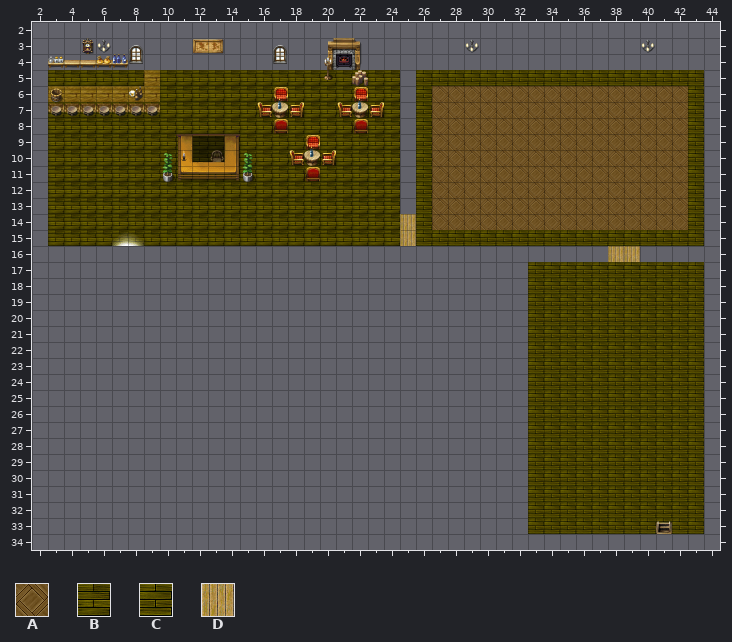
An edit to a level. Tiled map (JSON), assets/maps/inn.json. Above, as it was before the edit.
Cells are 32x32 px. Shown: x 2..44, y 2..34.
Key: from "indoorfloor2": A 29, B 44, C 45; from "tileset": D 76.
_ is an empty cell, # one hidden under a higher layer.
Layers that did not change in this view are not listed.
Layer "Ground" before, first column x 2:
 2 ___________________________________________
 3 ___________________________________________
 4 ___________________________________________
 5 _BBBBBB#BBBBBBBBBBBBBBB_CCCCCCCCCCCCCCCCCC_
 6 _#######BBBBBBBBBBBBBBB_CAAAAAAAAAAAAAAAAC_
 7 _BBBBBBBBBBBBBBBBBBBBBB_CAAAAAAAAAAAAAAAAC_
 8 _BBBBBBBBBBBBBBBBBBBBBB_CAAAAAAAAAAAAAAAAC_
 9 _BBBBBBBBBBBBBBBBBBBBBB_CAAAAAAAAAAAAAAAAC_
10 _BBBBBBBBBBBBBBBBBBBBBB_CAAAAAAAAAAAAAAAAC_
11 _BBBBBBBBBBBBBBBBBBBBBB_CAAAAAAAAAAAAAAAAC_
12 _BBBBBBBBBBBBBBBBBBBBBB_CAAAAAAAAAAAAAAAAC_
13 _BBBBBBBBBBBBBBBBBBBBBB_CAAAAAAAAAAAAAAAAC_
14 _BBBBBBBBBBBBBBBBBBBBBBDCAAAAAAAAAAAAAAAAC_
15 _BBBBBBBBBBBBBBBBBBBBBBDCCCCCCCCCCCCCCCCCC_
16 ____________________________________DD_____
17 _______________________________CCCCCCCCCCC_
18 _______________________________CCCCCCCCCCC_
19 _______________________________CCCCCCCCCCC_
20 _______________________________CCCCCCCCCCC_
21 _______________________________CCCCCCCCCCC_
22 _______________________________CCCCCCCCCCC_
23 _______________________________CCCCCCCCCCC_
24 _______________________________CCCCCCCCCCC_
25 _______________________________CCCCCCCCCCC_
26 _______________________________CCCCCCCCCCC_
27 _______________________________CCCCCCCCCCC_
28 _______________________________CCCCCCCCCCC_
29 _______________________________CCCCCCCCCCC_
30 _______________________________CCCCCCCCCCC_
31 _______________________________CCCCCCCCCCC_
32 _______________________________CCCCCCCCCCC_
33 _______________________________CCCCCCCCCCC_
34 ___________________________________________
After:
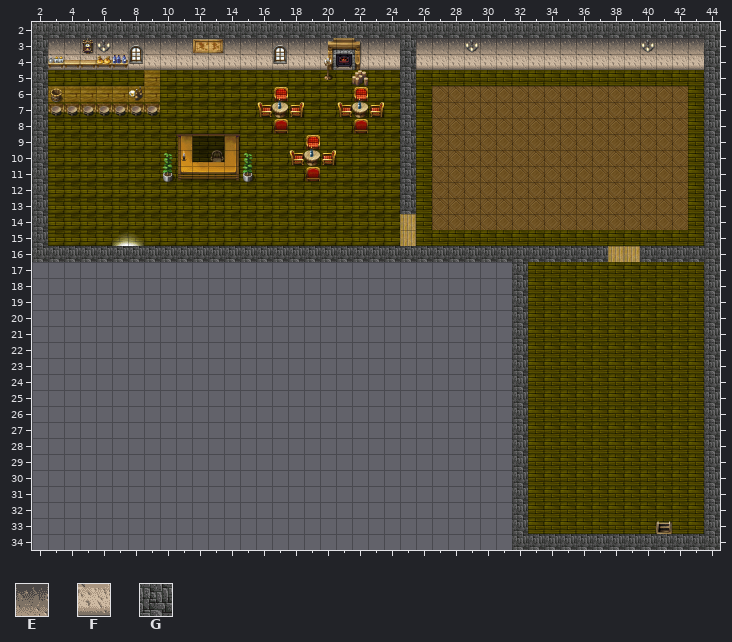
Further tiles: from "hyptosis_til-art-batch-2": E 496, F 526, G 529.
The commit says: fix inn and correct centering
Diff:
Layer "Ground":
y 2: x 2..44 ___________________________________________ -> GGGGGGGGGGGGGGGGGGGGGGGGGGGGGGGGGGGGGGGGGGG
y 3: x 2..20 ___________________ -> GEEEEEEEEEEEEEEEEEE; x 22..44 _______________________ -> EEEGEEEEEEEEEEEEEEEEEEG
y 4: x 2..44 ___________________________________________ -> GFFFFFFFFFFFFFFFFFFFFFFGFFFFFFFFFFFFFFFFFFG
y 5..13: x 2 _ -> G; x 25 _ -> G; x 44 _ -> G
y 14..15: x 2 _ -> G; x 44 _ -> G
y 16: x 2..37 ____________________________________ -> GGGGGGGGGGGGGGGGGGGGGGGGGGGGGGGGGGGG; x 40..44 _____ -> GGGGG
y 17..33: x 32 _ -> G; x 44 _ -> G
y 34: x 32..44 _____________ -> GGGGGGGGGGGGG
Boxes around the changes in both pictures, in picture pixels (x1, y1, x2, y2):
added: (32, 22, 720, 550)
